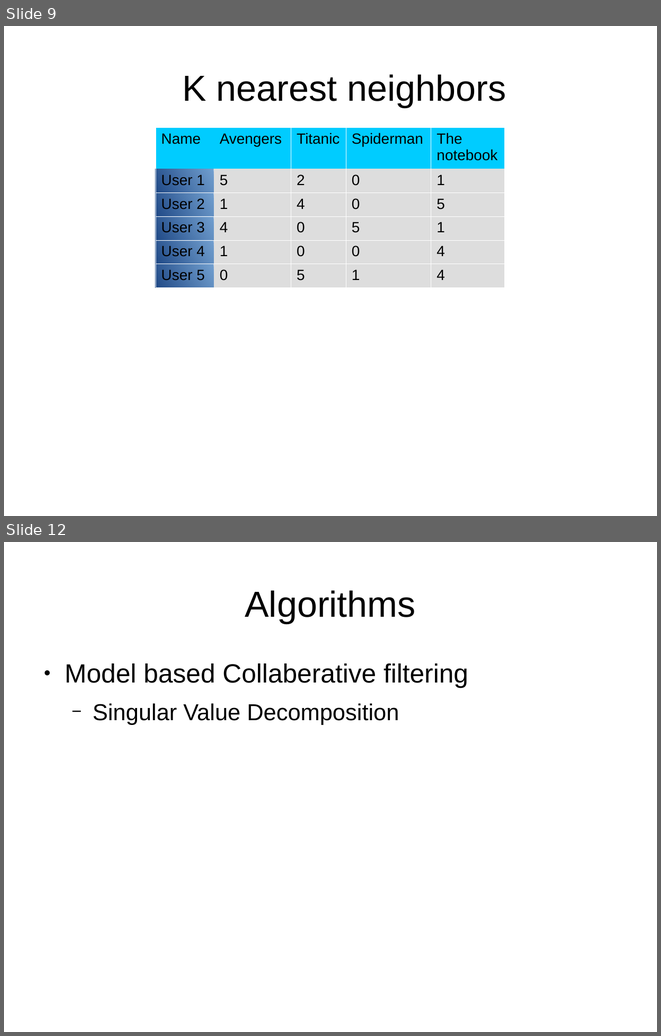
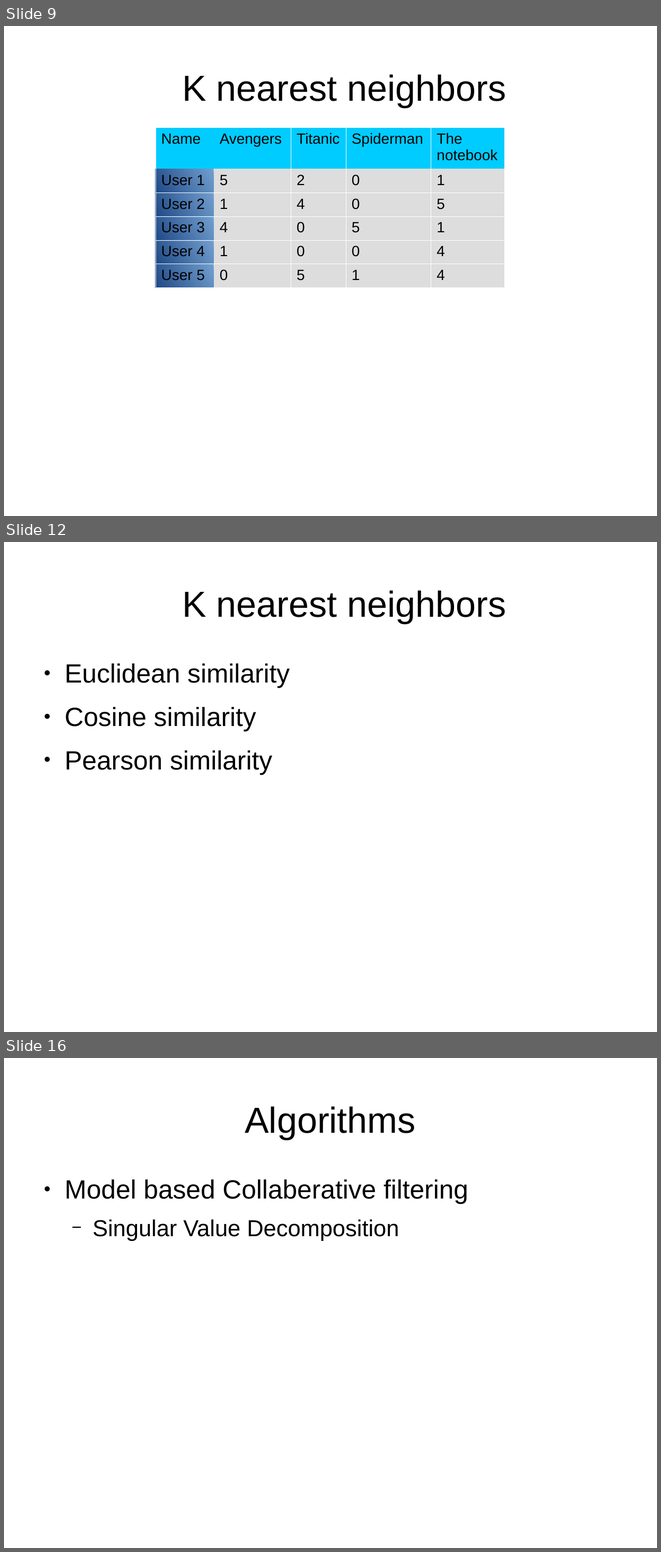
Before and after one commit to DriesSmit/Recommendation-System, a slide deck: Presentation.odp. Shown one above the other, each under a label of ours: slides 9 and 12 before the commit, slides 9, 12 and 16 after it; the slides between them are not shown. The pictures are 661x1036 and 661x1552 pixels, drawn with LibreOffice and Linux fonts; fonts in the diff are those of the drawing. Boxes give left, top, right and bottom in pixels: in the first picture for what was removed or moved away, otherwise in the second. Text is boxed around its words. In the diff, an @@ line names an element or a change of style, - is before the commit and + after.

```diff
--- a/Presentation.odp
+++ b/Presentation.odp
@@ slide 12 added at [4,542,657,1032], background #FFFFFF @@
@@ title added at [182,590,506,623], 44 pt, text #000000 @@
+  K nearest neighbors
@@ text added at [64,663,290,774], 32 pt, text #000000 @@
+● Euclidean similarity
+● Cosine similarity
+● Pearson similarity
@@ what was slide 12 is now slide 16 @@
```
Also in this commit, not shown: 5 slides changed, 3 other slides added.
